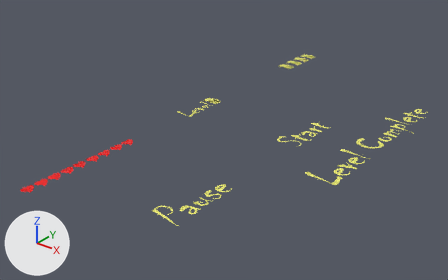
An edit to the Blender file Example Space Game/blends/ui.blend, drawn before and after from the same camera.
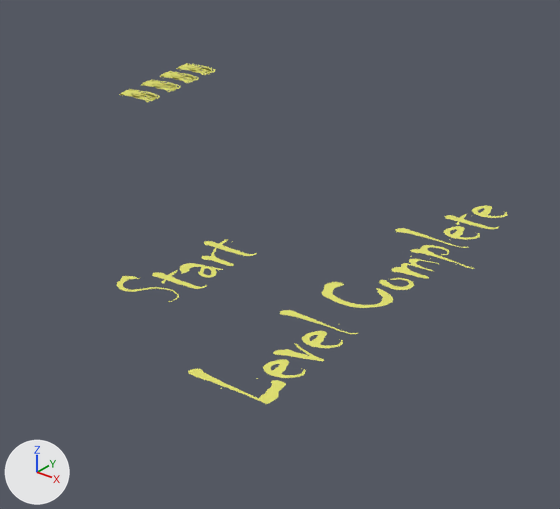
The first picture shows the older version from a 50 mm camera at (61.3, -88.8, 47.9) aimed at (-2.3, -9.4, -1.4). The close-ups show both versions on the part from 52% to 100% of the width and 11% to 81% of the height of that picture; other places that the commit changed are outside them. Lighting does not change. The marker at lower left points along +X, +Y and +Z.

Names of what the first close-up shows: 'levelCompleteText', 'startText'.
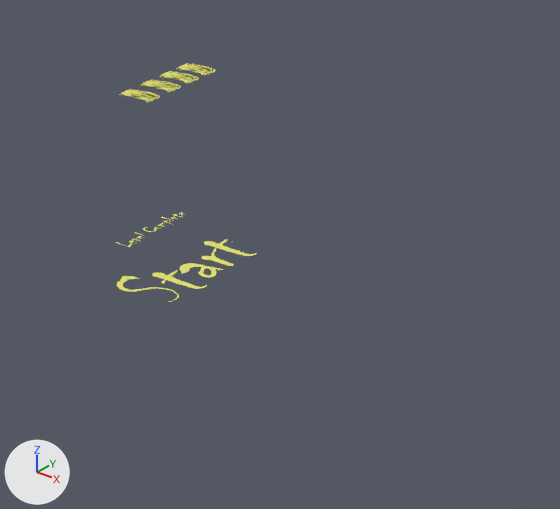
Pixel boxes (x1, y1, x2, y2) of what changed, in the close-ups (560 x 509 px):
'levelCompleteText', moved, rescaled (78% narrower, 82% shorter): before (188, 205, 507, 404); after (116, 212, 185, 247)

Patch to the scene script:
```diff
--- a/Example Space Game/blends/ui.blend.py
+++ b/Example Space Game/blends/ui.blend.py
@@ ob_levelcompletetext @@
 ob_levelcompletetext = bpy.data.objects.new('levelCompleteText', me_text_070)
-ob_levelcompletetext.location = (22.9, -13.83, -0.02)
+ob_levelcompletetext.location = (3.93, 0.0, 0.0)
 ob_levelcompletetext.rotation_euler = (0.0, 0.0, 1.571)  # degrees (0, 0, 90)
-ob_levelcompletetext.scale = (9.45, 9.45, 9.45)
+ob_levelcompletetext.scale = (2.0, 2.0, 1.0)
```
